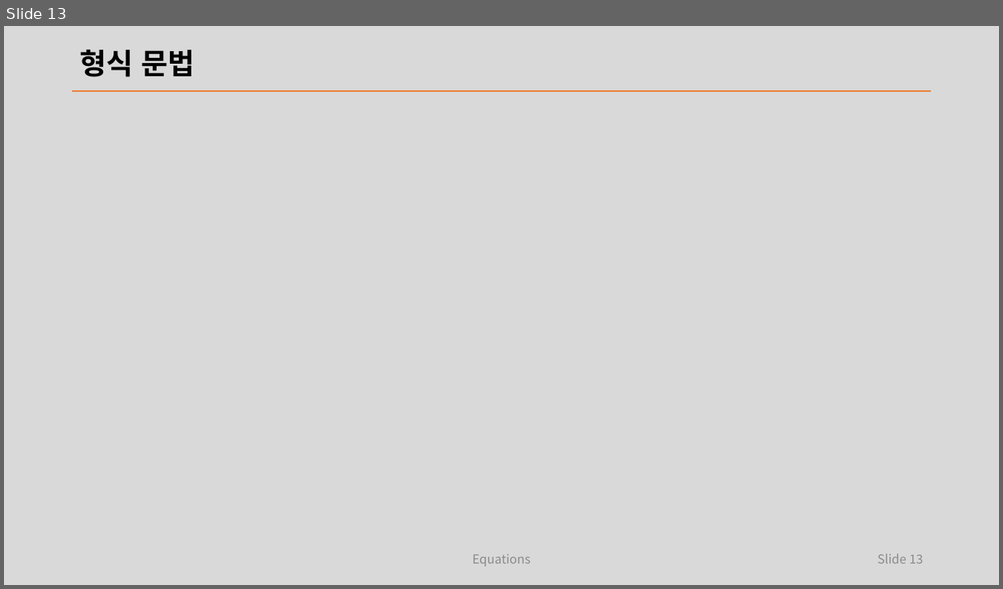
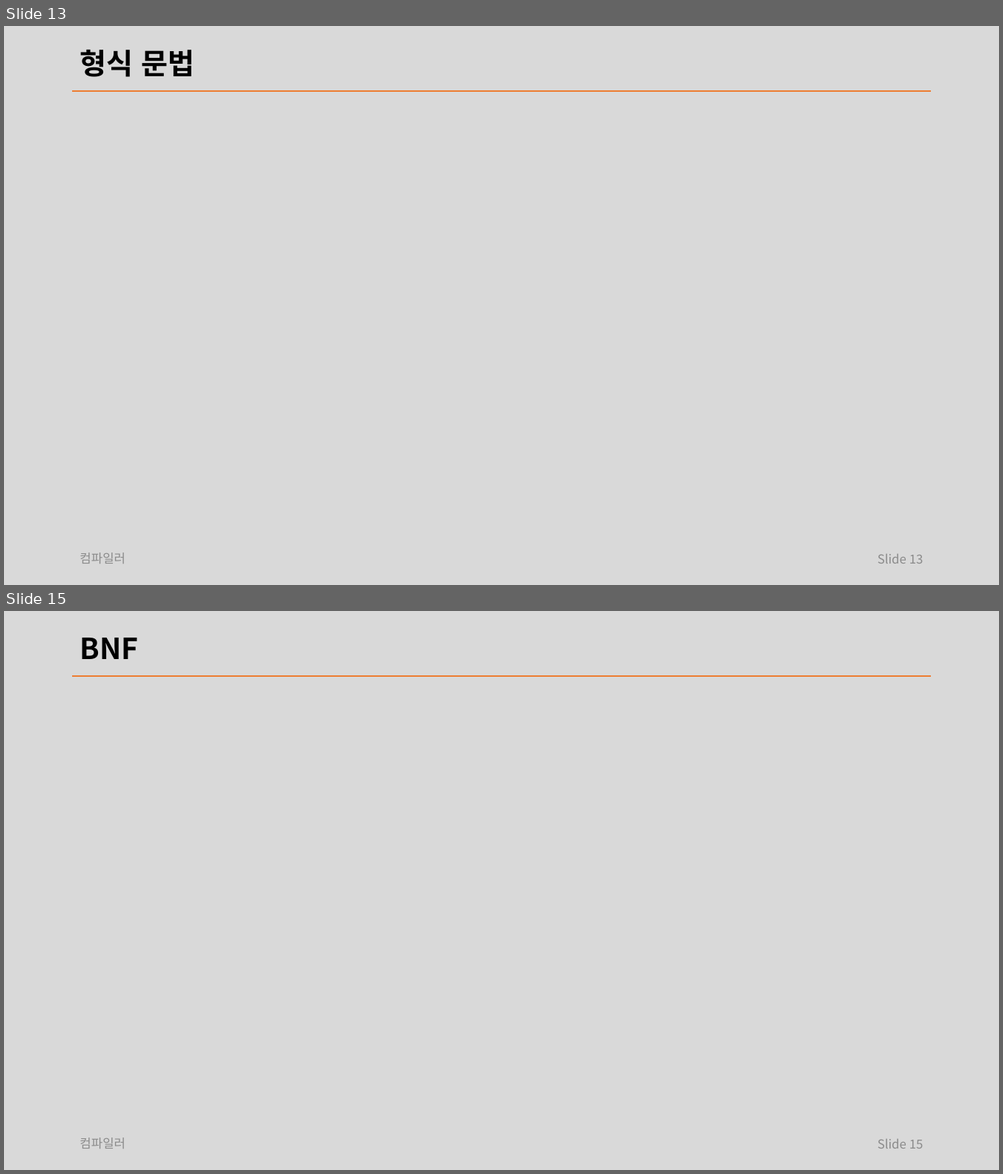
Before and after one commit to laxtools/article, a slide deck: programming/compiler/lecture/note.pptx. Shown one above the other, each under a label of ours: slide 13 before the commit, slides 13 and 15 after it; the slides between them are not shown. The pictures are 1003x589 and 1003x1174 pixels, drawn with LibreOffice and Linux fonts; fonts in the diff are those of the drawing; grey boxes stand for pictures. Boxes give left, top, right and bottom in pixels: in the first picture for what was removed or moved away, otherwise in the second. Text is boxed around its words. In the diff, an @@ line names an element or a change of style, - is before the commit and + after.

```diff
--- a/programming/compiler/lecture/note.pptx
+++ b/programming/compiler/lecture/note.pptx
@@ slide 15 added at [4, 611, 999, 1170], background #D9D9D9; not listed: 1 template element that a slide beside it also shows @@
@@ title added at [79, 638, 138, 659], 28 pt, text #000000, bold @@
+BNF
@@ text added at [79, 1138, 125, 1149], 12 pt, text #8C8C8C @@
+컴파일러
@@ page number added at [877, 1139, 923, 1149], 12 pt, text #8C8C8C @@
+Slide 15
@@ slide 13 changed as well @@
@@ text added at [79, 553, 125, 564], 12 pt, text #8C8C8C @@
+컴파일러
@@ text removed at [472, 554, 531, 567] @@
-Equations
```
Also in this commit, not shown: 70 other slides changed, 3 other slides added, 3 slides removed, 5 other files.
